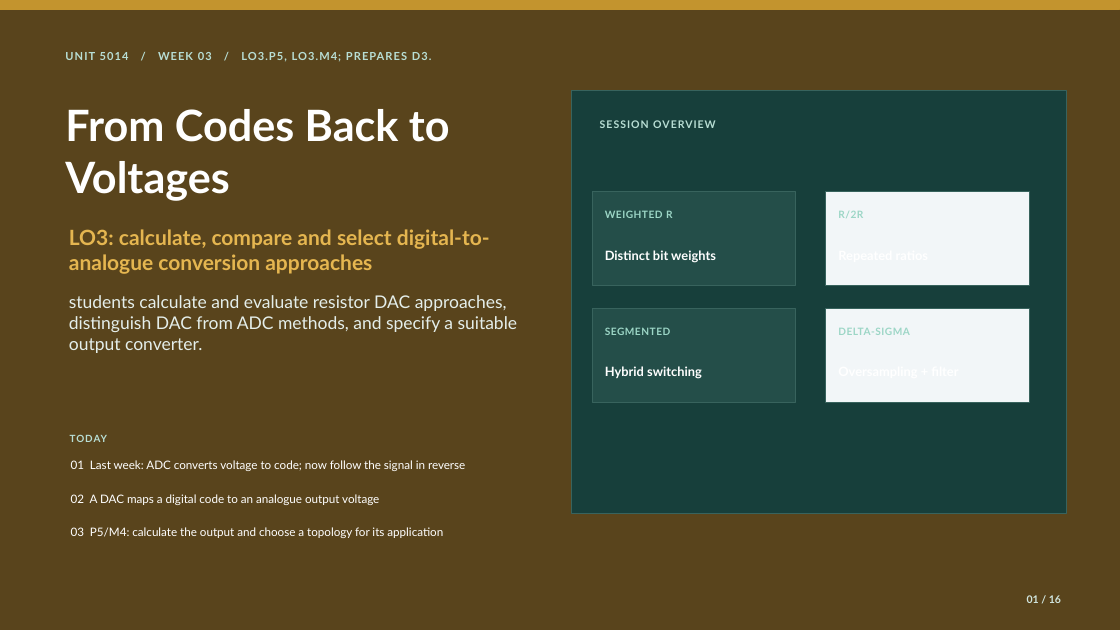
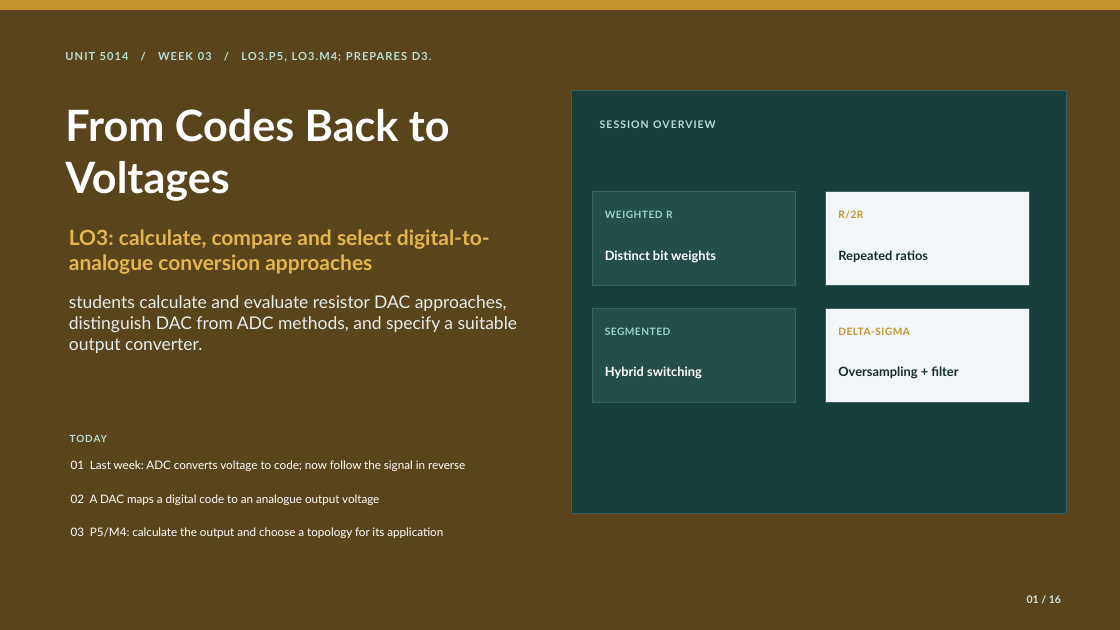
Before and after one commit to akbar-q/University, a slide deck: slide 1 of 5014/Presentations/Week3_DAC_Topologies_and_Output_Requirements.pptx. Drawn at 1120x630 pixels with LibreOffice and Linux fonts; fonts in the diff are those of the drawing. Boxes give left, top, right and bottom in pixels: in the first picture for what was removed or moved away, otherwise in the second. Text is boxed around its words. In the diff, an @@ line names an element or a change of style, - is before the commit and + after.

```diff
--- a/5014/Presentations/Week3_DAC_Topologies_and_Output_Requirements.pptx
+++ b/5014/Presentations/Week3_DAC_Topologies_and_Output_Requirements.pptx
@@ text "R/2R" at [838,210,863,219]: text colour #9CD6C6 to #C3942E @@
@@ text added at [838,250,928,262], 11 pt, text #172D2A, bold @@
+Repeated ratios
@@ text "DELTA-SIGMA" at [838,327,910,335]: text colour #9CD6C6 to #C3942E @@
@@ text added at [838,366,958,379], 11 pt, text #172D2A, bold @@
+Oversampling + filter
```
Also in this commit, not shown: 9 other slides changed, 19 other files.
